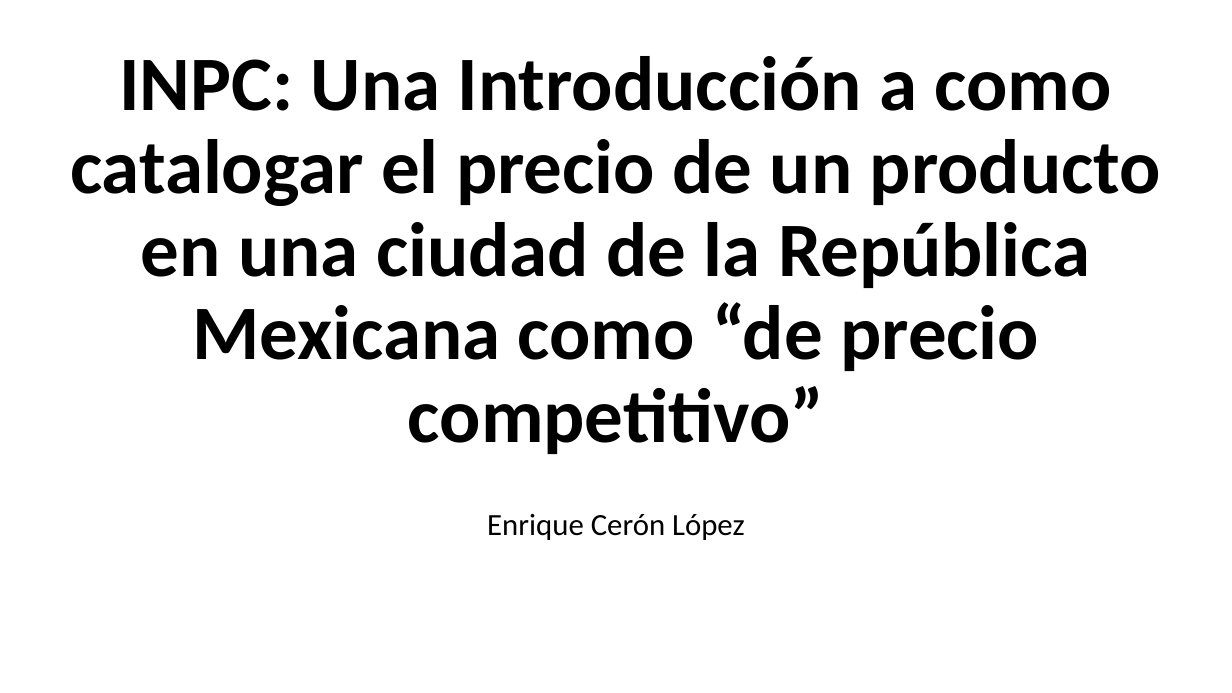
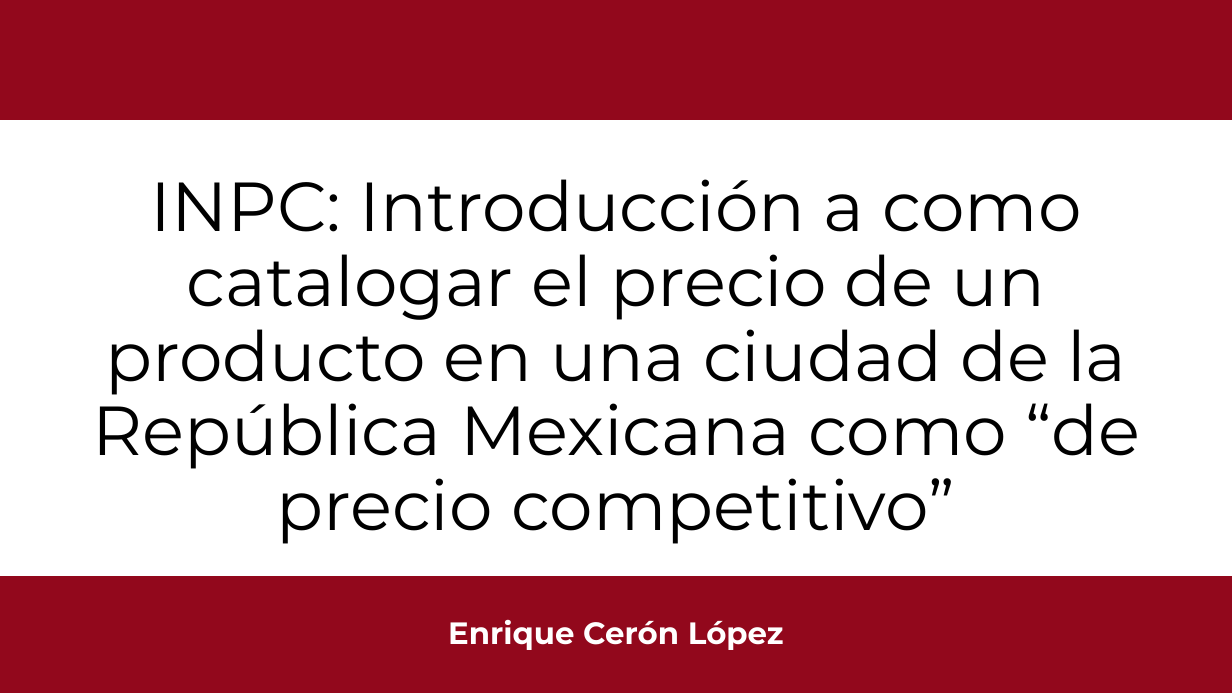
Before and after one commit to Enrique-2003SS/INPC_Regresi-n, a slide deck: slide 1 of outputs/INPC.pptx. Drawn at 1232x693 pixels with LibreOffice and Linux fonts; fonts in the diff are those of the drawing. Boxes give left, top, right and bottom in pixels: in the first picture for what was removed or moved away, otherwise in the second. Text is boxed around its words. In the diff, an @@ line names an element or a change of style, - is before the commit and + after.

```diff
--- a/outputs/INPC.pptx
+++ b/outputs/INPC.pptx
@@ rectangle added at bbox=[0, 0, 1232, 119], fill #92081C, outline #92081C 1 pt @@
@@ title at bbox=[92, 179, 1140, 544]: text changed; size 60 to 54 pt; font Calibri to Montserrat; bold off @@
-INPC: Una Introducción a como catalogar el precio de un producto en una ciudad de la República Mexicana como “de precio competitivo”
+INPC: Introducción a como catalogar el precio de un producto en una ciudad de la República Mexicana como “de precio competitivo”
@@ rectangle added at bbox=[0, 577, 1232, 693], fill #92081C, outline #92081C 1 pt @@
@@ subtitle "Enrique Cerón López": place and size @@
-subtitle "Enrique Cerón López" at bbox=[487, 514, 745, 540]
+subtitle "Enrique Cerón López" at bbox=[448, 619, 784, 650]
@@ subtitle "Enrique Cerón López" at bbox=[448, 619, 784, 650]: font Calibri to Montserrat, text colour #000000 to #FFFFFF, bold on @@
```
Also in this commit, not shown: 8 other slides changed, 5 slides added, 3 slides removed, 1 other file.
